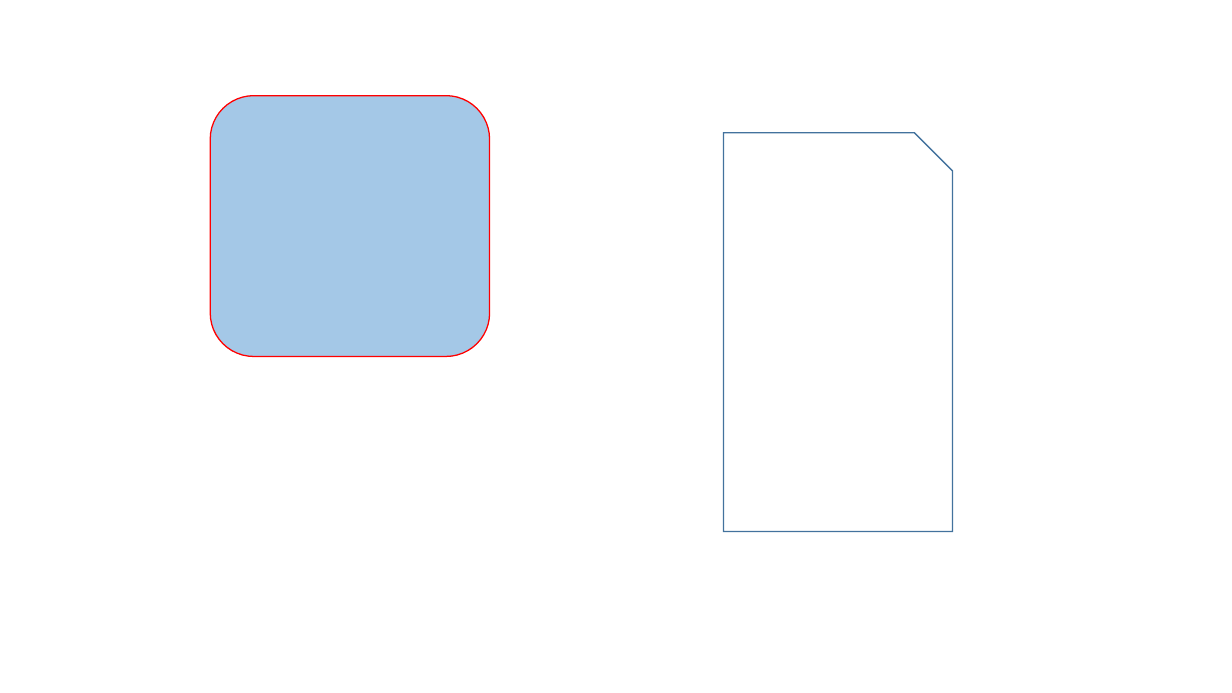
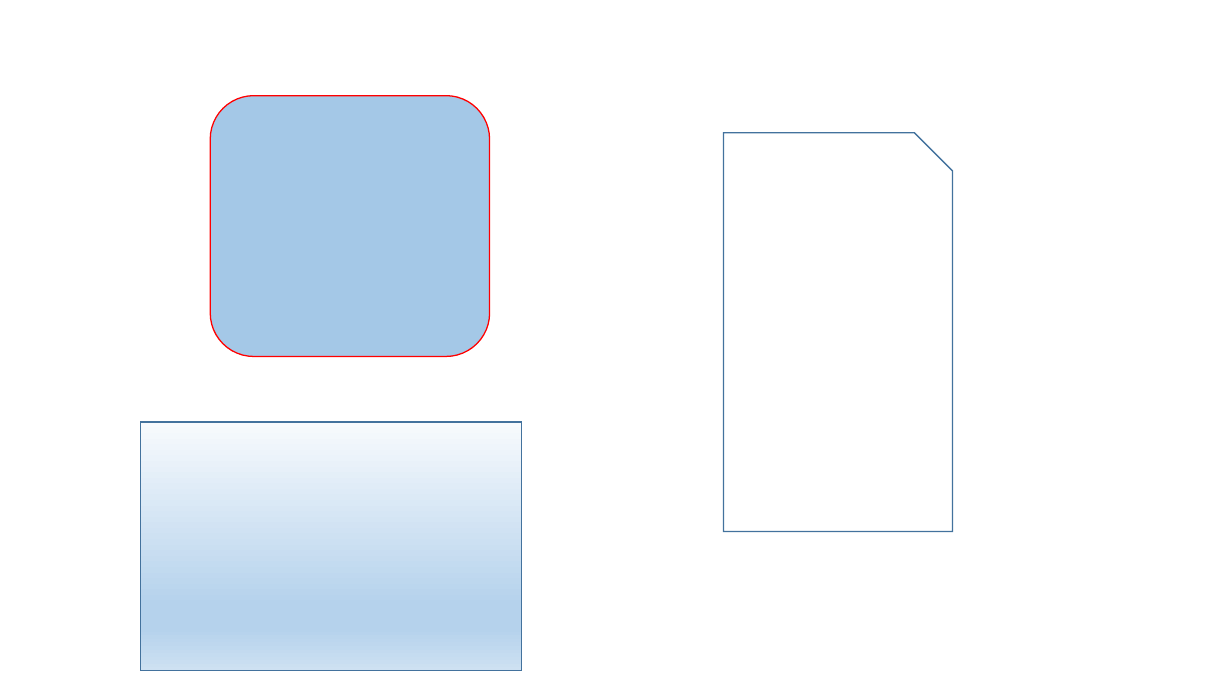
Before and after one commit to moneyinto/pptx2Json, a slide deck: slide 2 of ppt/shape.pptx. Drawn at 1232x693 pixels with LibreOffice and Linux fonts; fonts in the diff are those of the drawing. Boxes give left, top, right and bottom in pixels: in the first picture for what was removed or moved away, otherwise in the second. Text is boxed around its words. In the diff, an @@ line names an element or a change of style, - is before the commit and + after.

```diff
--- a/ppt/shape.pptx
+++ b/ppt/shape.pptx
@@ rectangle added at bbox=[140, 422, 521, 671], fill gradient #F7FAFD to #B5D2EC to #CEE1F2, outline #43739E 1 pt @@
```
Also in this commit, not shown: 1 slide added, 1 slide removed, 2 other files.
